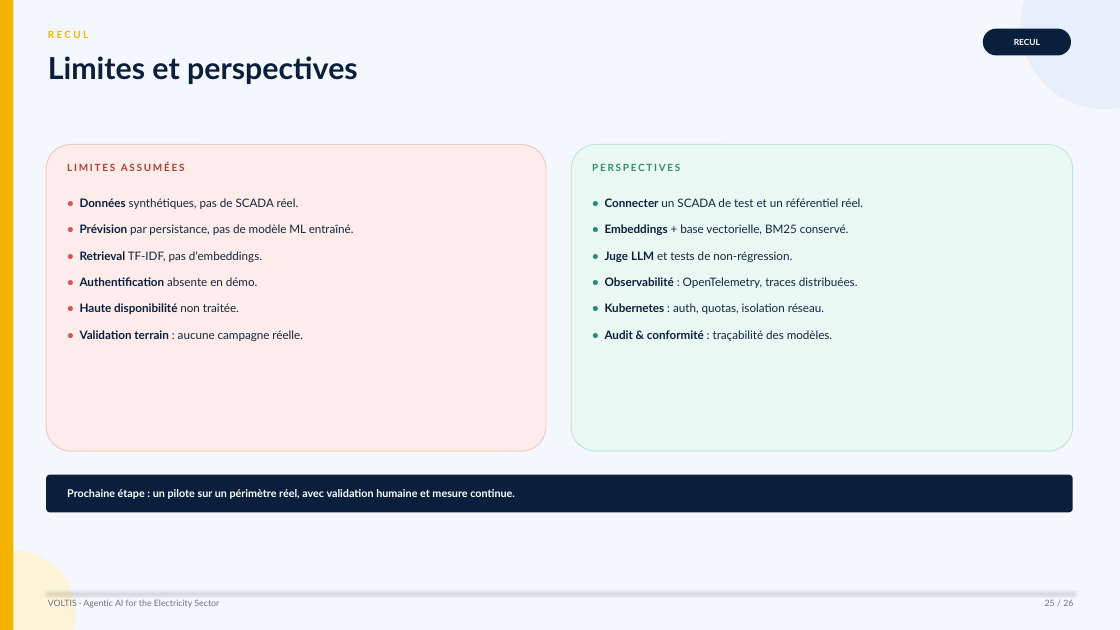
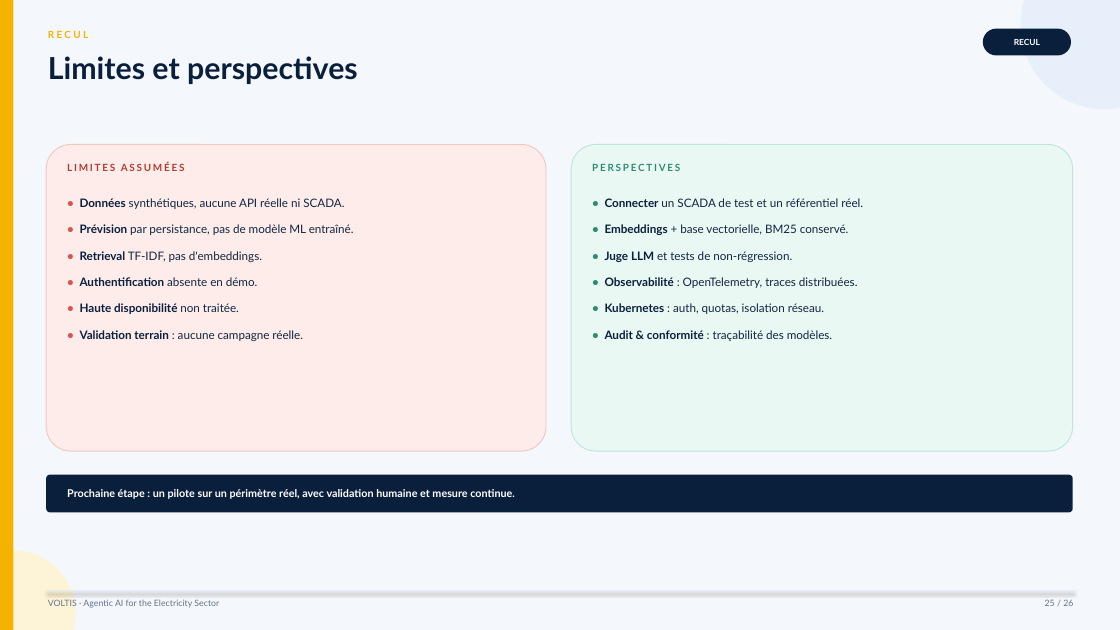
Before and after one commit to kamalelafoui/Agentic-AI-Electricity-VOLTIS, a slide deck: slide 25 of presentation/Presentation_Finale_VOLTIS.pptx. Drawn at 1120x630 pixels with LibreOffice and Linux fonts; fonts in the diff are those of the drawing. Boxes give left, top, right and bottom in pixels: in the first picture for what was removed or moved away, otherwise in the second. Text is boxed around its words. In the diff, an @@ line names an element or a change of style, - is before the commit and + after.

Commit message:
Clarification data : 100% synthétique, aucune API réelle + JSON final

```diff
--- a/presentation/Presentation_Finale_VOLTIS.pptx
+++ b/presentation/Presentation_Finale_VOLTIS.pptx
@@ text at box(80, 198, 344, 209): text changed @@
-• Données synthétiques, pas de SCADA réel.
+• Données synthétiques, aucune API réelle ni SCADA.
```
Also in this commit, not shown: 1 other slide changed, 26 other files.
